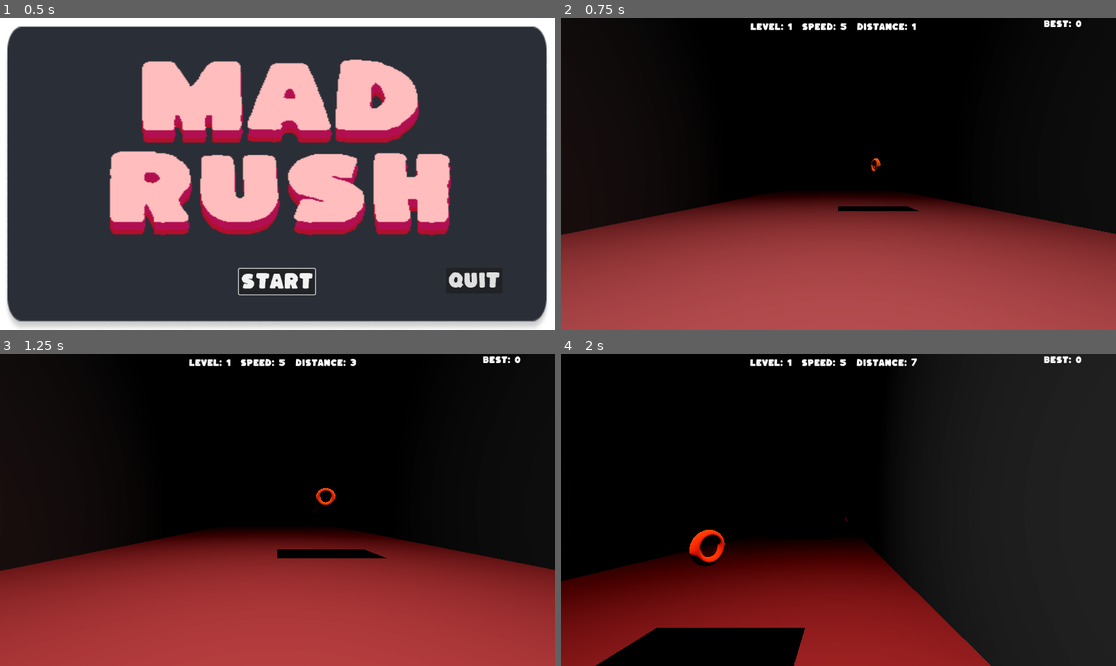
Above: before the commit, frames 1-4 (two rows, left to right).
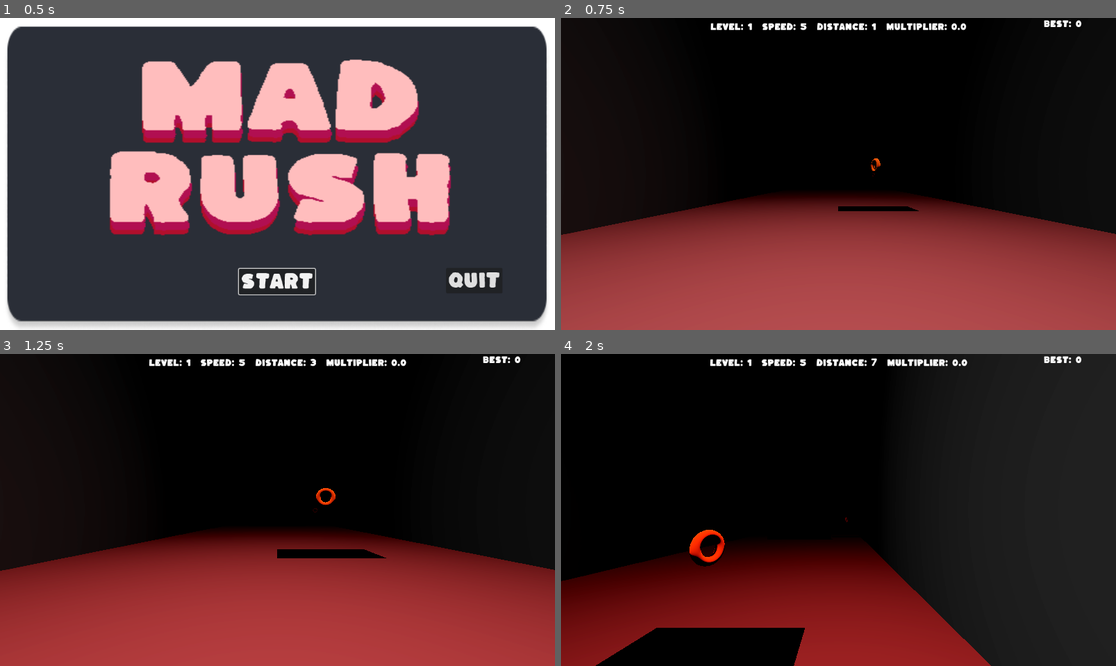
Above: after the commit, the same moments.

Repository: finalsabbath/3d-runner
Game: Godot game, scene res://scenes/main_menu.tscn
Same seed, same stepped clock (60 frames per second), same inputs: the game is played once before the commit and once after it.
Inputs:
- Up to frame 1 (0.5 s): no input
- Up to frame 2 (0.75 s): click "Start" at 0.5 s
- Up to frame 3 (1.25 s): no input
- Up to frame 4 (2 s): hold Right (move_right) from 1.28 s (still down); tap Space (jump) at 1.52 s

Frame 1 is identical in both runs. In frame 2, 0.7% of the frame differs, in the area x 26-74%, y 1-5%; in frame 3, 0.7%; in frame 4, 0.8%.

Commit message:
pickup working.  Spawns over pits for now but will add some randomness.  May pull it in like obstacles later but for now its just the one pickup

Diff:
--- a/3d-runner/scenes/prefabs/pickup.tscn
+++ b/3d-runner/scenes/prefabs/pickup.tscn
@@ -35,6 +35,4 @@
 [node name="MeshInstance3D" type="MeshInstance3D" parent="Area3D"]
 mesh = SubResource("TorusMesh_vxnv5")
 
-[node name="GPUParticles3D" type="GPUParticles3D" parent="Area3D"]
-
 [connection signal="body_entered" from="Area3D" to="." method="_on_area_3d_body_entered"]
--- a/3d-runner/scenes/prefabs/ui/ui.tscn
+++ b/3d-runner/scenes/prefabs/ui/ui.tscn
@@ -40,7 +40,8 @@
 theme = ExtResource("2_6ikxf")
 text = "Distance: 0"
 
-[node name="Label" type="Label" parent="HBoxContainer"]
+[node name="Multiplier" type="Label" parent="HBoxContainer"]
+unique_name_in_owner = true
 layout_mode = 2
 theme = ExtResource("2_6ikxf")
 
@@ -54,10 +55,10 @@
 
 [node name="VBoxContainer" type="VBoxContainer" parent="EndScreen"]
 layout_mode = 0
-offset_left = 154.0
-offset_top = 132.0
-offset_right = 480.0
-offset_bottom = 229.0
+offset_left = 153.0
+offset_top = 108.0
+offset_right = 479.0
+offset_bottom = 304.0
 theme_override_constants/separation = 20
 
 [node name="Level" type="Label" parent="EndScreen/VBoxContainer"]
@@ -74,6 +75,15 @@
 layout_mode = 2
 theme = ExtResource("2_6ikxf")
 text = "Total Distance Travelled: 0"
+
+[node name="Spacer" type="Label" parent="EndScreen/VBoxContainer"]
+layout_mode = 2
+
+[node name="Score" type="Label" parent="EndScreen/VBoxContainer"]
+layout_mode = 2
+theme = ExtResource("2_6ikxf")
+theme_override_font_sizes/font_size = 30
+text = "Total Score: 0"
 
 [node name="HBoxContainer" type="HBoxContainer" parent="EndScreen"]
 custom_minimum_size = Vector2(20, 0)
--- a/3d-runner/scripts/controllers/terrain_controller.gd
+++ b/3d-runner/scripts/controllers/terrain_controller.gd
@@ -14,7 +14,6 @@
 var terrain_belt: Array[Node3D] = []
 
 @export var num_terrain_blocks = 4
-
 
 func _ready() -> void:
 	_init_blocks(num_terrain_blocks)
@@ -85,12 +84,10 @@
 		_spawn_pickup(pickup_pos, block)
 		remove_panel.queue_free()
 
-
 func _spawn_pickup(pos: Vector3,block: Node3D) -> void:
 	var new_pickup = PICKUP.instantiate()
 	new_pickup.position = pos
 	block.add_child(new_pickup)
-	print("added new pickup at " + str(pos.x))
 
 func _get_obstacle_position(type) -> float:
 	var pos_x: float = 0
--- a/3d-runner/scripts/globals/game_state.gd
+++ b/3d-runner/scripts/globals/game_state.gd
@@ -1,28 +1,37 @@
 extends Node
 
+# Default values
 const STARTING_SPEED: float = 5.0
+
+# Max values
 const MAX_LEVEL: int = 6
 const NUM_LEVELS:int = 6
+
+# Paths
 const MUSIC_PATH = "res://assets/music/levels"
 const WORLD_SCENE = "res://scenes/world.tscn"
 const TERRAIN_BLOCKS_PATH = "res://scenes/prefabs/terrain_blocks"
 const OBSTACLES_PATH = "res://scenes/prefabs/obstacles"
 
+# Current run values
 var current_level:int = 0
-var best: float = 0
 var levels: Array
 var distance: float = 0
+var multiplier: float = 0
+var score: int = 0
+var player_speed: float = 5.0
 var terrain_velocity: float = 5.0
-var player_speed: float = 5.0
 
-#Terrain generation arrays
+# Persistant values
+var best: float = 0
+
+# Terrain generation arrays
 var TerrainBlocks: Array = []
 var Obstacles: Array = []
 
 #Level arrays
 var colors: Array = [Color.RED,Color.ORANGE,Color.YELLOW,Color.GREEN,Color.BLUE,Color.INDIGO,Color.VIOLET]
 var music_tracks: Array = []
-
 
 func setup_game() -> void:
 	_load_music_tracks(MUSIC_PATH)
--- a/3d-runner/scripts/scene/pickup.gd
+++ b/3d-runner/scripts/scene/pickup.gd
@@ -1,11 +1,12 @@
 extends Node3D
 
+@export var value: float = .5
 
 func _on_area_3d_body_entered(body: Node3D) -> void:
 	if body.has_method("process_pickup"):
-		body.process_pickup()
+		body.process_pickup(value)
 		queue_free()
-		print("destroyed pickup")
+
 
 func _physics_process(delta: float) -> void:
 	self.rotation.y +=2 *delta
--- a/3d-runner/scripts/scene/player.gd
+++ b/3d-runner/scripts/scene/player.gd
@@ -39,5 +39,5 @@
 	if position.y < -10:
 		EventBus.run_end.emit("Fell down a hole")
 
-func process_pickup() -> void:
-	pass
+func process_pickup(value: float) -> void:
+	GameState.multiplier += value
--- a/3d-runner/scripts/scene/ui.gd
+++ b/3d-runner/scripts/scene/ui.gd
@@ -1,17 +1,22 @@
 extends Control
 class_name UI
 
+@onready var end_screen: Panel = $EndScreen
+
+# Top UI
 @onready var distance: Label = %Distance
 @onready var speed: Label = %Speed
+@onready var best: Label = $Best
+@onready var multiplier: Label = %Multiplier
+
+#End Screen
+@onready var end_reason: Label = %EndReason
 @onready var max_speed: Label = $EndScreen/VBoxContainer/MaxSpeed
 @onready var total_distance: Label = $EndScreen/VBoxContainer/TotalDistance
 @onready var level: Label = $EndScreen/VBoxContainer/Level
-@onready var end_screen: Panel = $EndScreen
-@onready var end_reason: Label = %EndReason
-@onready var label: Label = $HBoxContainer/Label
+@onready var score: Label = $EndScreen/VBoxContainer/Score
 @onready var level_label: Label = %Level
 @onready var try_again: Button = %TryAgain
-@onready var best: Label = $Best
 
 func _physics_process(_delta: float) -> void:
 	if not ready:
@@ -20,6 +25,7 @@
 	speed.text = "Speed: " + str(snappedi(GameState.terrain_velocity,1))
 	level_label.text = "Level: " + str(GameState.current_level+1)
 	best.text = "Best: " +  str(snappedi(GameState.best,1))
+	multiplier.text = "Multiplier: " +  str(snappedf(GameState.multiplier,0.1))
 
 
 func _on_try_again_pressed() -> void:
@@ -35,7 +41,9 @@
 	max_speed.text = "Max Speed Achieved: " + str(snappedi(GameState.terrain_velocity,1))
 	total_distance.text = "Total Distance Travelled: " +  str(snappedi(GameState.distance,1))
 	level.text = "Level: " + str(GameState.current_level+1)
-	if GameState.distance > GameState.best:
-		GameState.best = GameState.distance
+	GameState.score = snappedi((GameState.distance * GameState.multiplier),1)
+	score.text = "Score: " + str(GameState.score)
+	if GameState.score > GameState.best:
+		GameState.best = GameState.score
 	end_screen.show()
 	try_again.grab_focus()
--- a/3d-runner/scripts/scene/world.gd
+++ b/3d-runner/scripts/scene/world.gd
@@ -36,6 +36,7 @@
 	GameState.terrain_velocity = GameState.STARTING_SPEED
 	GameState.current_level = 0
 	GameState.player_speed = 5.0
+	GameState.multiplier = 0
 	get_tree().reload_current_scene()
 
 func run_end(reason: String) -> void:
